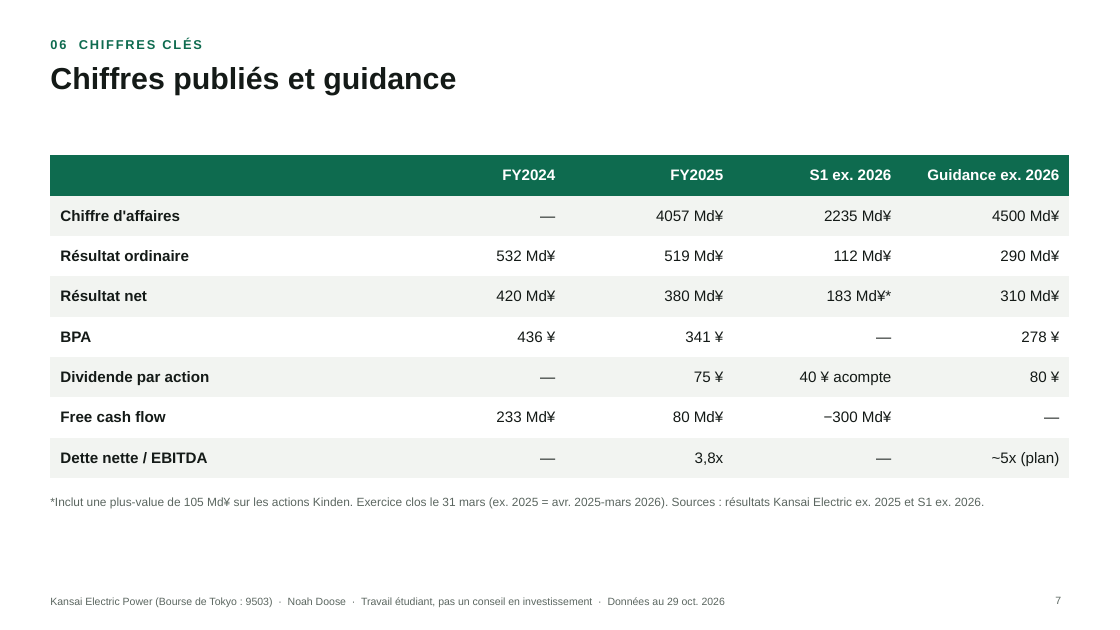
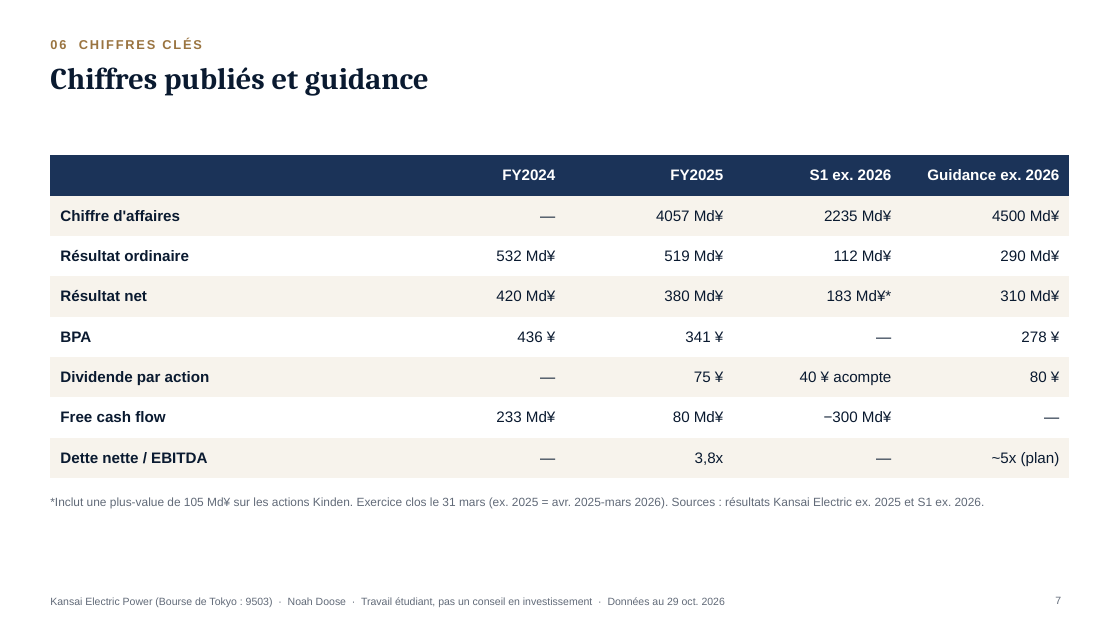
Before and after one commit to Fayzzy11/Portfolio-Project, a slide deck: slide 7 of docs/assets/pitches/9503_JP_Kansai_Electric_Power_pitch_FR.pptx. Drawn at 1120x630 pixels with LibreOffice and Linux fonts; fonts in the diff are those of the drawing. Boxes give left, top, right and bottom in pixels: in the first picture for what was removed or moved away, otherwise in the second. Text is boxed around its words. In the diff, an @@ line names an element or a change of style, - is before the commit and + after.

```diff
--- a/docs/assets/pitches/9503_JP_Kansai_Electric_Power_pitch_FR.pptx
+++ b/docs/assets/pitches/9503_JP_Kansai_Electric_Power_pitch_FR.pptx
@@ text "06 CHIFFRES CLÉS" at [50,39,202,49]: text colour #0E6B4F to #9A7440 @@
@@ title "Chiffres publiés et guidance" at [50,67,429,95]: font Arial to Cambria, text colour #141A17 to #0A1A30 @@
@@ table at [50,155,1070,470] @@
@@ fill #0E6B4F to #1B3358 in row 1 @@
@@ fill #F2F4F1 to #F7F3EC in 20 cells @@
@@ text colour #141A17 to #0A1A30 in "Chiffre d'affaires", "—", "4057 Md¥", "2235 Md¥" and 31 more places @@
@@ text colour #5B6660 to #616A78 in 3 elements at [50,497,985,509], [1055,597,1061,604], [50,597,725,607] @@
```
Also in this commit, not shown: 11 other slides changed, 37 other files.
